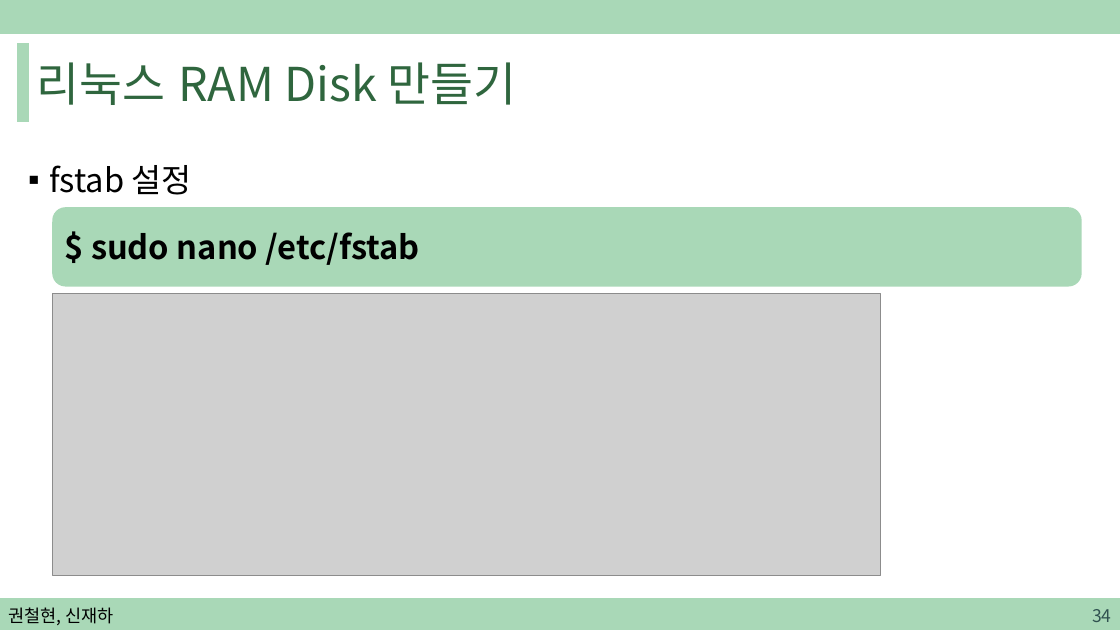
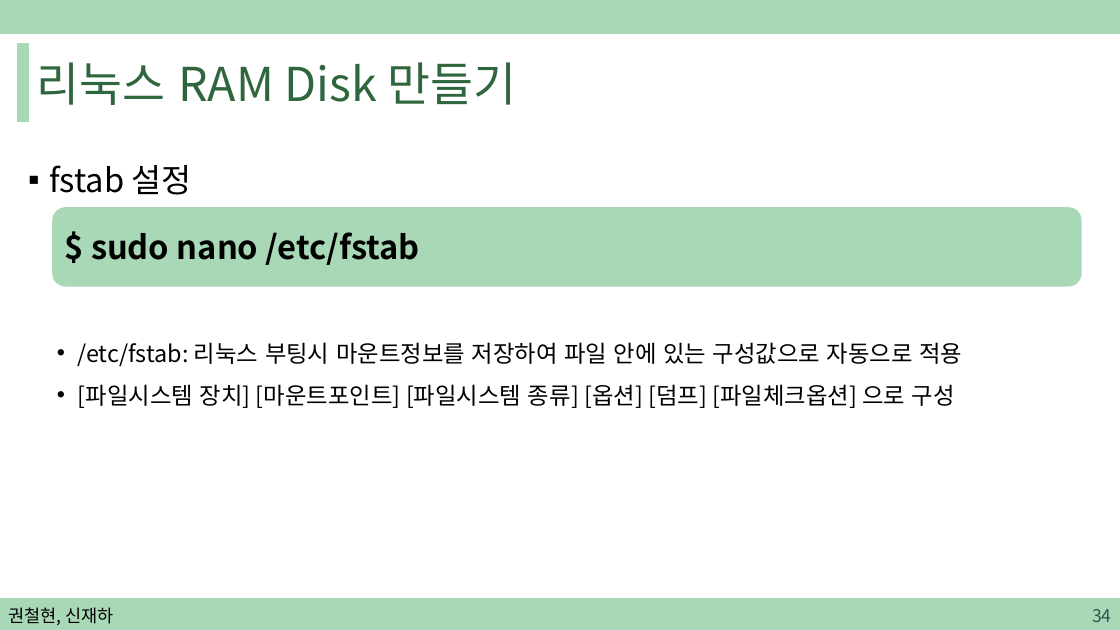
Before and after one commit to sjh4287/capston, a slide deck: slide 34 of 2022.02.18/권철현,신재하.pptx. Drawn at 1120x630 pixels with LibreOffice and Linux fonts; fonts in the diff are those of the drawing; grey boxes stand for pictures. Boxes give left, top, right and bottom in pixels: in the first picture for what was removed or moved away, otherwise in the second. Text is boxed around its words. In the diff, an @@ line names an element or a change of style, - is before the commit and + after.

```diff
--- a/2022.02.18/권철현,신재하.pptx
+++ b/2022.02.18/권철현,신재하.pptx
@@ picture removed at box(52, 293, 881, 575) @@
@@ text at box(78, 342, 962, 408): paragraphs added @@
+  • /etc/fstab: 리눅스 부팅시 마운트정보를 저장하여 파일 안에 있는 구성값으로 자동으로 적용
+  • [파일시스템 장치] [마운트포인트] [파일시스템 종류] [옵션] [덤프] [파일체크옵션] 으로 구성
```
Also in this commit, not shown: 7 other slides changed, 3 slides added.
